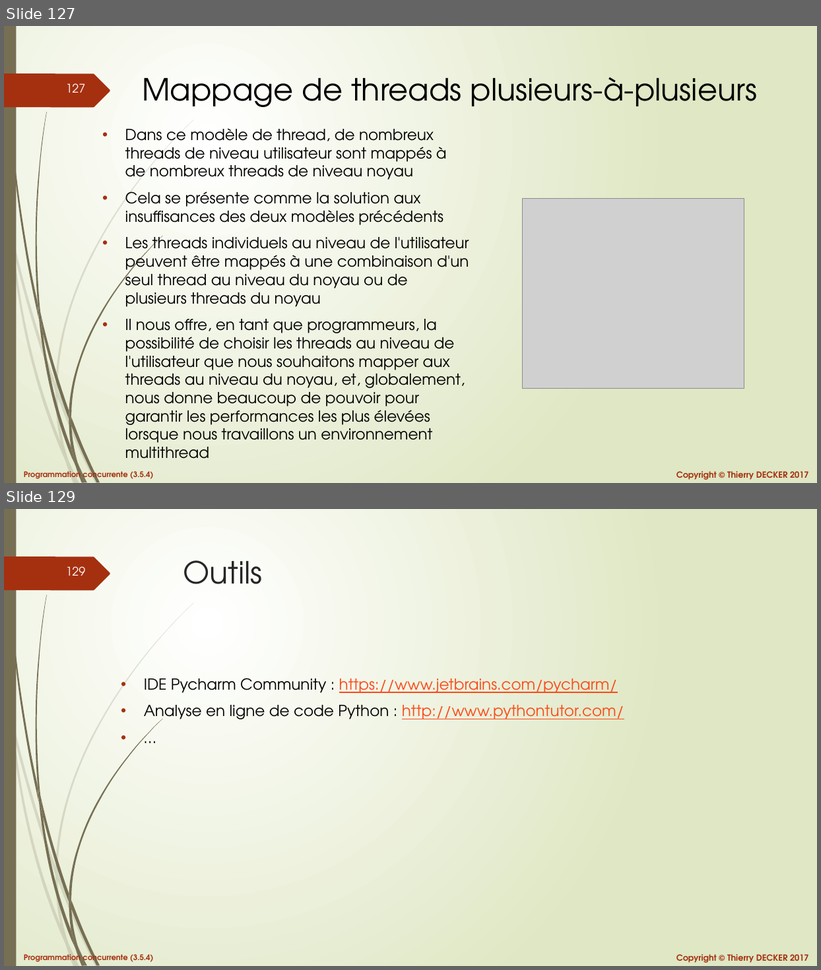
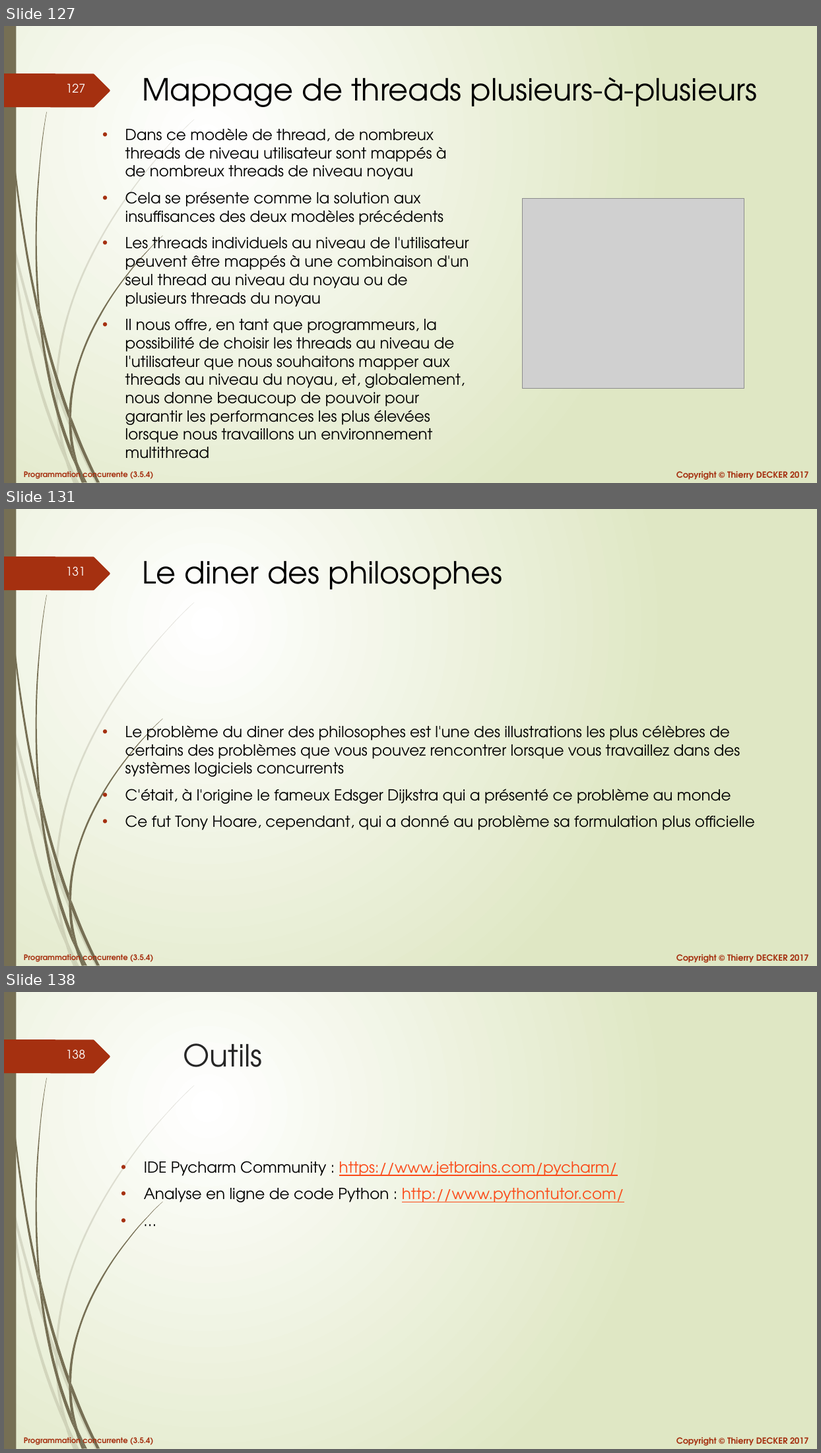
Before and after one commit to VikmanTheRacoon/learning-python, a slide deck: documentations/python-103.pptx. Shown one above the other, each under a label of ours: slides 127 and 129 before the commit, slides 127, 131 and 138 after it; the slides between them are not shown. The pictures are 821x970 and 821x1453 pixels, drawn with LibreOffice and Linux fonts; fonts in the diff are those of the drawing; grey boxes stand for pictures. Boxes give left, top, right and bottom in pixels: in the first picture for what was removed or moved away, otherwise in the second. Text is boxed around its words. In the diff, an @@ line names an element or a change of style, - is before the commit and + after.

```diff
--- a/documentations/python-103.pptx
+++ b/documentations/python-103.pptx
@@ slide 131 added at (4,509,817,966), background gradient #FFFFFF to #DFE8C4; not listed: 27 template elements that a slide beside it also shows @@
@@ title added at (142,561,503,590), 36 pt, text #000000 @@
+Le diner des philosophes
@@ text added at (125,722,755,830), 18 pt, text #000000 @@
+• Le problème du diner des philosophes est l'une des illustrations les plus célèbres de certains des problèmes que vous pouvez rencontrer lorsque vous travaillez dans des systèmes logiciels concurrents
+• C'était, à l'origine le fameux Edsger Dijkstra qui a présenté ce problème au monde
+• Ce fut Tony Hoare, cependant, qui a donné au problème sa formulation plus officielle
@@ what was slide 129 is now slide 138 @@
@@ page number at (66,1049,86,1059): text changed @@
-129
+138
```
Also in this commit, not shown: 1 slide changed, 8 other slides added, 1 other file.
